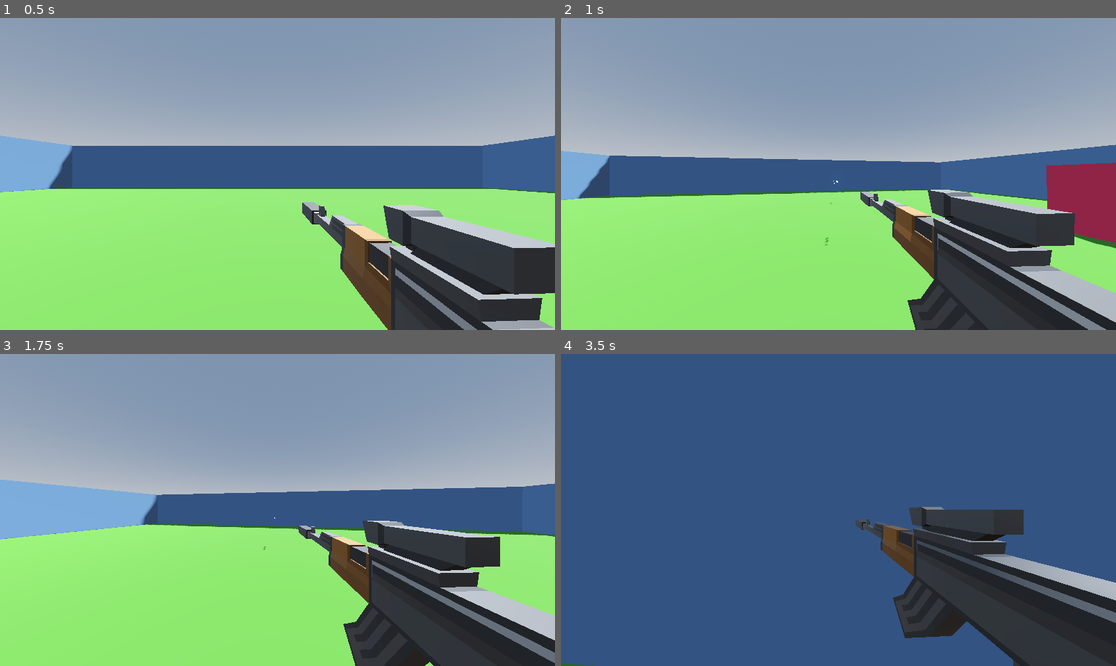
Above: before the commit, frames 1-4 (two rows, left to right).
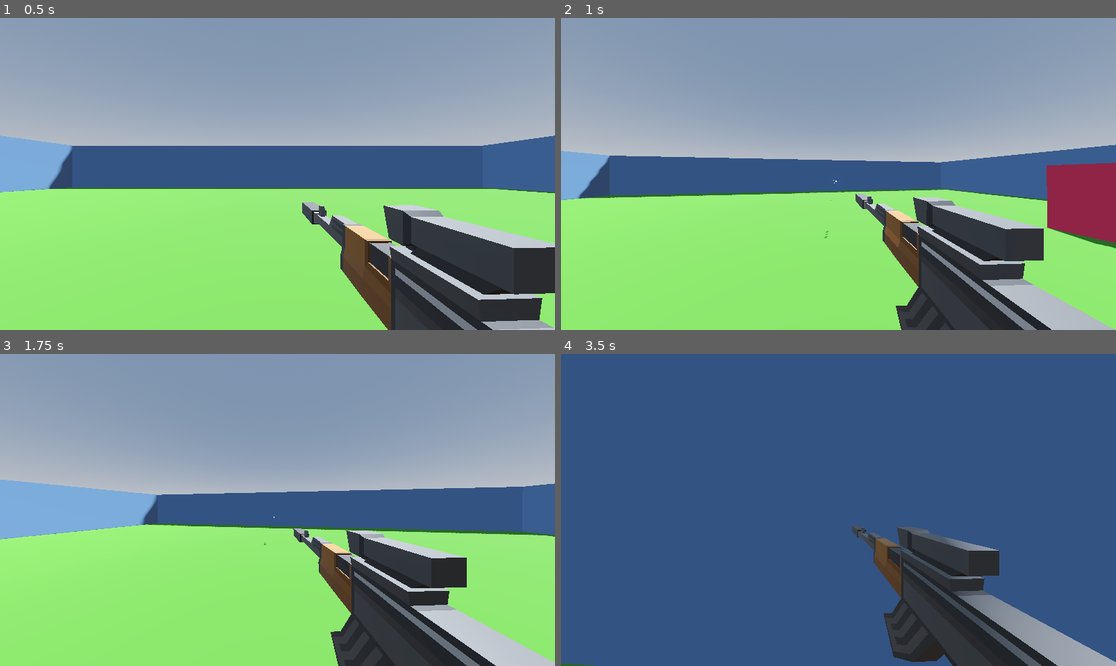
Above: after the commit, the same moments.

Repository: wonderdip/Personal-Project
Game: Godot game, scene res://Scenes/world.tscn
Same seed, same stepped clock (60 frames per second), same inputs: the game is played once before the commit and once after it.
Inputs (mouse positions are in pixels of both pictures, inside the frame that each line leads up to):
- Up to frame 1 (0.5 s): no input
- Up to frame 2 (1 s): tap Enter at 0.5 s; move the mouse to (866, 174) at 0.52 s; press the mouse at (866, 174) at 0.53 s; hold W (up) from 0.53 s (still down); tap Space (jump) at 0.77 s
- Up to frame 3 (1.75 s): keep holding W (up); move the mouse to (249, 510) at 1.27 s; release the mouse at (249, 510) at 1.28 s; right-click (249, 510) at 1.35 s; tap Space (jump) at 1.52 s; click (249, 510) at 1.55 s
- Up to frame 4 (3.5 s): keep holding W (up); move the mouse to (849, 503) at 2.02 s; press the mouse at (849, 503) at 2.03 s; move the mouse to (832, 516) at 2.77 s; release the mouse at (832, 516) at 2.78 s; tap Shift (sprint) at 2.85 s; tap Space (jump) at 3.02 s; click (832, 516) at 3.05 s

Frame 1 is identical in both runs. In frame 2, 8.7% of the frame differs, in the area x 47-100%, y 51-100%; in frame 3, 9.9%; in frame 4, 13%, in the area x 52-100%, y 48-100%.

Commit message:
updated player script

Diff:
--- a/Scenes/Weapons/Rifle.tscn
+++ b/Scenes/Weapons/Rifle.tscn
@@ -241,7 +241,7 @@
 "times": PackedFloat32Array(0.0005149597, 0.14324546),
 "transitions": PackedFloat32Array(1, 1),
 "update": 0,
-"values": [Vector3(0, 0, 0), Vector3(-2, 0, 7)]
+"values": [Vector3(0, 0, 0), Vector3(-2, 1, 6.5)]
 }
 tracks/1/type = "value"
 tracks/1/imported = false
--- a/Scripts/bullet.gd
+++ b/Scripts/bullet.gd
@@ -1,6 +1,6 @@
 extends Node3D
 
-const SPEED = 80.0
+var SPEED = 80.0
 
 @onready var mesh: MeshInstance3D = $MeshInstance3D
 @onready var ray: RayCast3D = $MeshInstance3D/RayCast3D
--- a/Scripts/player.gd
+++ b/Scripts/player.gd
@@ -34,6 +34,7 @@
 var coyote_timer = 0.0
 var jump_buffer_timer = 0.0
 var FOV_multiplier = 30
+var current_speed
 
 # --------- Headbob Variables ---------
 const BOB_FREQ = 1.4
@@ -132,8 +133,7 @@
 	if is_on_floor():
 		if direction != Vector3.ZERO:
 			# Get current speed
-			var current_speed = horizontal_velocity.length()
-
+			current_speed = horizontal_velocity.length()
 			# Apply diminishing returns to acceleration based on current speed
 			var speed_factor = 1.0 / (1.0 + current_speed * 0.2)  # Adjust 0.08 to control diminishing returns
 			var effective_acceleration = ACCELERATION * speed_factor
@@ -215,14 +215,14 @@
 # --------- Gun Headbob Function ---------
 func gun_headbob(time: float, speed: float) -> Vector3:
 	var pos = Vector3.ZERO
-
-	if speed > 0.1:
-		# Normalize speed for amplitude, gun bobs slightly less than camera
-		var speed_factor = sqrt(speed) / sqrt(BASE_SPEED)  # Square root normalization
-		speed_factor = clamp(speed_factor, 0.3, 1.3)  # Slightly more conservative than camera
-
-		pos.y = sin(time * BOB_FREQ) * BOB_AMP * 0.8 * speed_factor  # 80% of camera bob
-		pos.x = cos(time * BOB_FREQ / 2) * BOB_AMP * 0.8 * speed_factor
+	if is_on_floor():
+		if speed > 0.1:
+			# Normalize speed for amplitude, gun bobs slightly less than camera
+			var speed_factor = sqrt(speed) / sqrt(BASE_SPEED)  # Square root normalization
+			speed_factor = clamp(speed_factor, 0.3, 1.3)  # Slightly more conservative than camera
+
+			pos.y = sin(time * BOB_FREQ) * BOB_AMP * 0.8 * speed_factor  # 80% of camera bob
+			pos.x = cos(time * BOB_FREQ / 2) * BOB_AMP * 0.8 * speed_factor
 
 	return pos
 
@@ -257,6 +257,7 @@
 		# Only spawn bullets if we have a barrel
 		if gun_barrel:
 			bullet_instance = bullet.instantiate()
+			bullet_instance.SPEED = bullet_instance.SPEED + 10
 			bullet_instance.position = gun_barrel.global_position
 			bullet_instance.transform.basis = gun_barrel.global_transform.basis
 			get_parent().add_child(bullet_instance)
